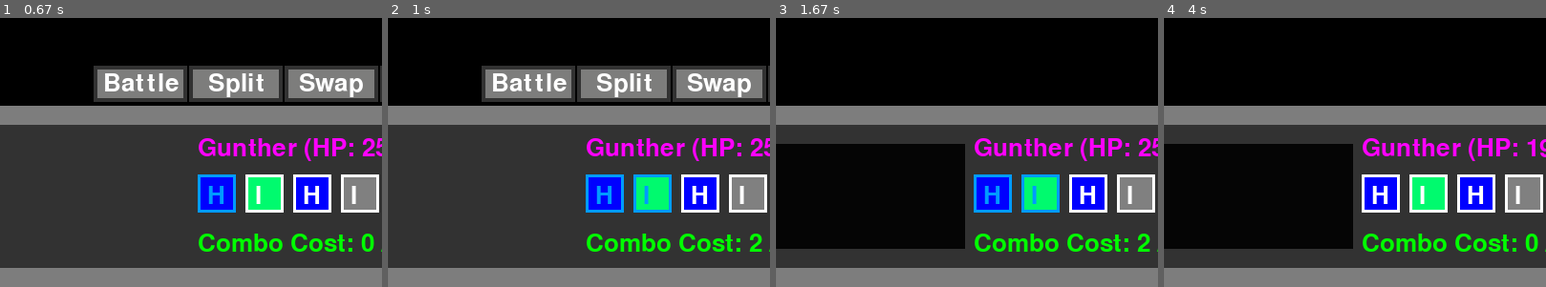
Above: before the commit, frames 1-4 (left to right).
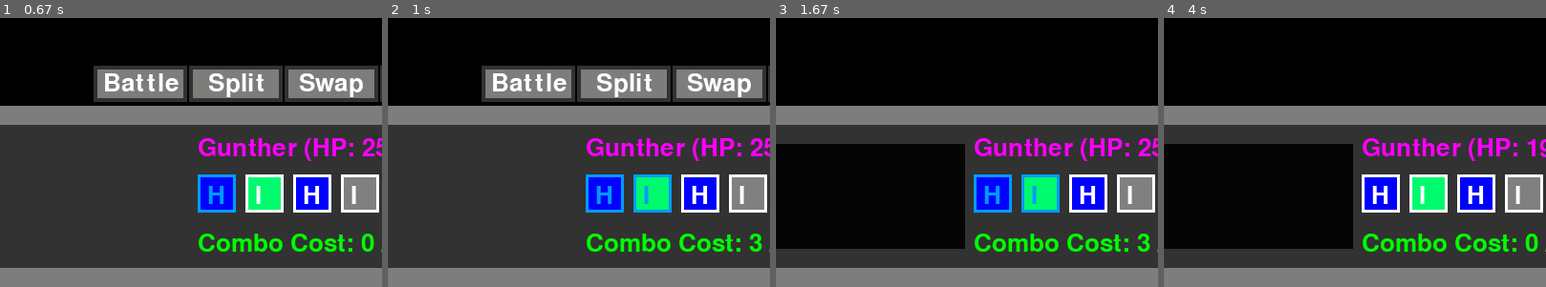
Above: after the commit, the same moments.

Repository: LWhite200/pygames
Game: pygame game, started from WordBound/WordBound.py
The game is run twice, just before and just after one commit, with the same random seed, the same clock (stepped at 60 frames per second) and the same inputs.
Inputs (mouse positions are % of the whole screen's width and height, from its top left):
- Up to frame 1 (0.67 s): click "H" at 0.38 s
- Up to frame 2 (1 s): click "I" at 0.72 s
- Up to frame 3 (1.67 s): click "Battle" at 1.05 s
- Up to frame 4 (4 s): click "Battle" at 1.88 s; click (45, 74) at 2.22 s; click (11, 89) at 2.55 s; click "Battle" at 3.88 s
The pictures show only the part of the screen within x 37-87%, y 50-100%; the shares and areas given below are measured in that part.

Frame 1 is identical in both runs. In frame 2, 0.1% of the frame differs, in the area x 94-98%, y 80-87%; in frame 3, 0.1%; in frame 4, nothing differs.

Commit message:
Add files via upload

Diff:
--- a/WordBound/WordBound.py
+++ b/WordBound/WordBound.py
@@ -277,9 +277,14 @@
 def curMove(person, target, SecondTarg):
     global player1, player2, enemy, enemy2, curDialog, playerTeam, enemyTeam, tempBattleDialog
 
+    print(f"{person.name} used '{' '.join([letter.char for letter in person.lets])}'")
+
+    # --- If protect is used ---
     if target.protect >= 3 and target != person:
         curDialog.append(f"{person.name} hit into")
-        curDialog.append(f"protected {person.name}")
+        curDialog.append(f"protected {target.name}")
+        return
+    elif person.protect >= 3 and not needAim(person):
         return
 
     targTeam = playerTeam if (target == player1 or target == player2) else enemyTeam
@@ -299,7 +304,7 @@
 
     curDialog.append(f"{person.name} used '{' '.join([letter.char for letter in person.lets])}'")
     if dmg > 0:
-        curDialog.append(f"It did {dmg} dmg!")
+        curDialog.append(f"It did {dmg} dmg on {target.name}!")
     else:
         curDialog.append(f"")
 
@@ -339,6 +344,7 @@
 
 # chekc if the person is protecting
 def checkBeforeTurnStatChanges(person):
+    global curDialog
     for i, letter in enumerate(person.lets):
         if letter.char == "G" and len(person.lets) > 1:
             person.protect += 1 # 0 = none, 1 = half protect, 2 = full protect
@@ -346,13 +352,11 @@
                 person.protect = 3
                 curDialog.append(f"{person.name} Fully Protected")
                 curDialog.append(f"jucg")
-            else:
-                curDialog.append(f"{person.name} partial Protect")
-                curDialog.append(f"")
             break
         elif letter.char == "G" :
             person.protect = 3 # 0 = none, 1 = half protect, 2 = full protect
-
+            curDialog.append(f"{person.name} Fully Protected")
+            curDialog.append(f"")
             break
 
 
@@ -396,20 +400,27 @@
 
             hasTarget = (SSC[0] or SSC[1]) if not isSecond else (SSC[2] or SSC[3])
 
-            if hasTarget:
+            if hasTarget and enemy2:
                 if (not isSecond and SSC[0]) or (isSecond and SSC[2]):
                     target = enemy
                 elif (not isSecond and SSC[1]) or (isSecond and SSC[3]):
                     target = enemy2
 
-        listBySpeed.append((person, target, isSecond))
+            # when there is only 1 enemy, so you don't attack yourself
+            elif not enemy2 and needAim(person):
+                target = enemy
+
+
+        TargIsSecond = True if (target == player2 or target == enemy2) else False
+
+        listBySpeed.append((person, target, TargIsSecond))
 
     # Process each move
-    for person, target, secondTarg in listBySpeed:
+    for person, target, TargIsSecond in listBySpeed:
 
         if target and target != person:
             print(str(target.protect) + " " + str(target.name))
-        curMove(person, target, secondTarg)
+        curMove(person, target, TargIsSecond)
 
     # Reset SSC values
     SSC = [None] * 4
--- a/WordBound/objs/deity.py
+++ b/WordBound/objs/deity.py
@@ -32,7 +32,7 @@
         self.char = char.upper()
         self.battleType = self.ranColor()
         self.color1 = color_mapping(self.battleType)
-        self.tier = random.randint(0, 2)
+        self.tier = random.randint(1, 3)
 
         self.power = 50 if self.char in ["A", "B"] else 0
         self.statChange = "" if self.char in ["A", "B"] else self.getStatChange(self.char)
